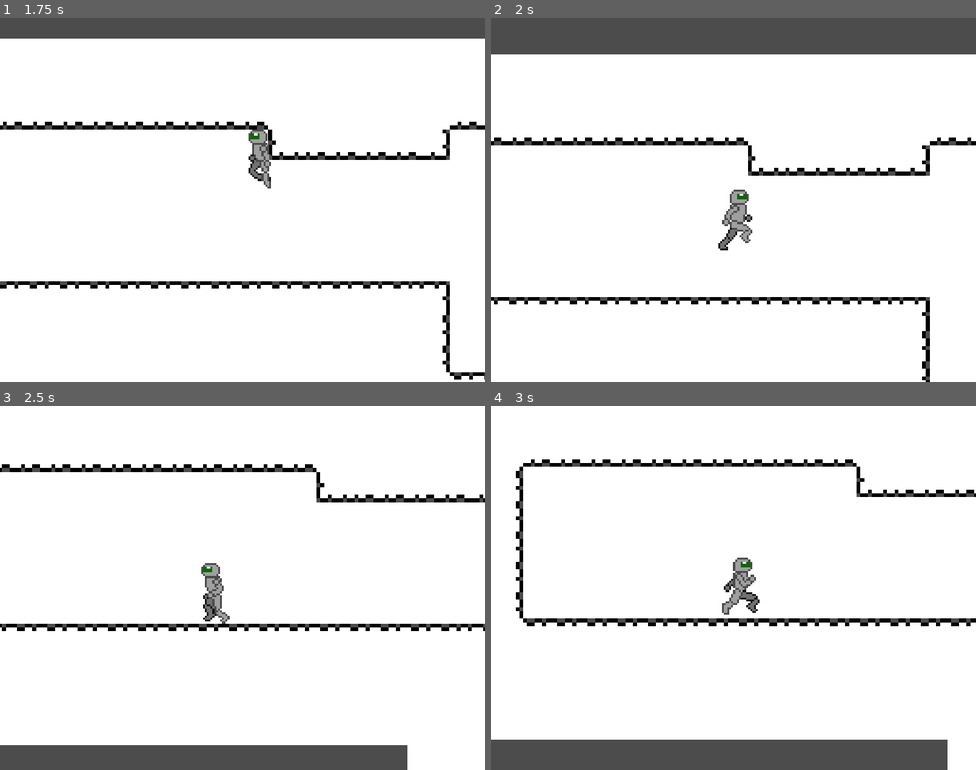
Above: before the commit, frames 1-4 (two rows, left to right).
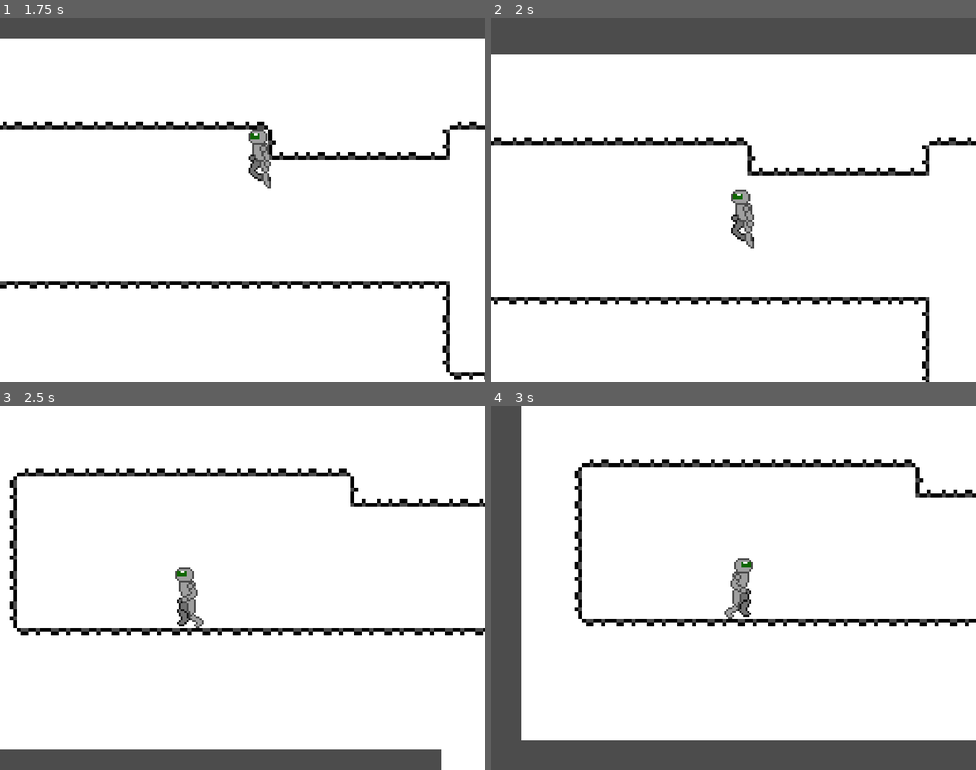
Above: after the commit, the same moments.

Repository: CRosenauer/Lost-Robot
Game: Godot game, scene res://Levels/Test/TestLevel.tscn
The game is run twice, just before and just after one commit, with the same random seed, the same clock (stepped at 60 frames per second) and the same inputs.
Inputs:
- Up to frame 1 (1.75 s): tap Enter at 0.5 s; hold D (InputRight) from 0.53 s (still down); tap J (InputDash) at 0.6 s; tap Space (InputJump) at 0.77, 1.52 s; tap K (InputGrapple) at 1.35 s
- Up to frame 2 (2 s): keep holding D (InputRight)
- Up to frame 3 (2.5 s): release D (InputRight) at 2.03 s; hold A (InputLeft) from 2.03 s (still down); tap J (InputDash) at 2.1 s
- Up to frame 4 (3 s): release A (InputLeft) at 2.78 s; hold D (InputRight) from 2.78 s (still down); tap K (InputGrapple) at 2.85 s

Frame 1 is identical in both runs. In frame 2, 0.7% of the frame differs, in the area x 46-91%, y 33-100%; in frame 3, 7.6%; in frame 4, 9.2%, in the area x 0-100%, y 0-100%.

Commit message:
Bug fixes. Added air drift. Movement should be good for now I hope.

Diff:
--- a/src/Entity/Characters/Player/Player.gd
+++ b/src/Entity/Characters/Player/Player.gd
@@ -16,8 +16,11 @@
 export var MoveSpeed    = 250
 export var MaxFallSpeed = 100
 export var RunSpeed     = 0
-export var AirDashVelocity  = Vector2(3, -1) #WARNING: Will be multiplied by MoveSpeed
+export var AirDashVelocity  = Vector2(4, -1.5) #WARNING: Will be multiplied by MoveSpeed
 export var WallJumpVelocity = Vector2(2, -3.5) # ^^^
+export var AirDriftMod = 0.07
+export var FastAirDriftMod = 0.2
+export var XSpeedCap   = 1
 
 var m_inputs
 
@@ -34,14 +37,21 @@
 	m_inputs = $Components/InputComponent.GetInputs()
 	var edges  = $Components/InputComponent.GetEdges()
 
+	$LocomotionStateMachine.ReceiveInputs(m_inputs, edges)
+
 	if(m_inputs[INPUTS.Input_Jump] == 1):
 		pass
 
-	$LocomotionStateMachine.ReceiveInputs(m_inputs, edges)
-
 	if($LocomotionStateMachine.CanSetXVelocity()):
-		m_velocity.x = m_inputs[INPUTS.Input_Right]
+		m_velocity.x = m_inputs[INPUTS.Input_Right] * XSpeedCap
 		SetDirection(m_inputs[INPUTS.Input_Right])
+	else: #Air drift
+		if( abs( m_velocity.x ) > XSpeedCap):
+			if( abs( m_velocity.x + m_inputs[INPUTS.Input_Right] * AirDriftMod ) < XSpeedCap || sign(m_velocity.x) != sign(m_inputs[INPUTS.Input_Right]) ):
+				m_velocity.x += m_inputs[INPUTS.Input_Right] * AirDriftMod
+		else:
+			if( abs( m_velocity.x + m_inputs[INPUTS.Input_Right] * FastAirDriftMod ) < XSpeedCap || sign(m_velocity.x) != sign(m_inputs[INPUTS.Input_Right])):
+				m_velocity.x += m_inputs[INPUTS.Input_Right] * FastAirDriftMod
 
 	var tempVelocity
 	tempVelocity    = m_velocity
@@ -54,6 +64,9 @@
 	if(is_on_floor() != m_wasOnFloor):
 		m_wasOnFloor = !m_wasOnFloor
 		$LocomotionStateMachine.OnIsOnFloor(m_wasOnFloor)
+		if(!m_wasOnFloor):
+			$Components/AnimatedComponent.stop()
+
 
 	if(is_on_wall() != m_wasOnWall):
 		m_wasOnWall = !m_wasOnWall
@@ -92,7 +105,8 @@
 			m_velocity.y = WallJumpVelocity.y
 		LOCOMOTIONSTATES.LocomotionStates.Run:
 			m_runMultiplier = 2
-			$Components/AnimatedComponent.SetAnimation("Walk")
+			if(m_velocity.x != 0):
+				$Components/AnimatedComponent.SetAnimation("Run")
 			m_wasOnWall = true
 		LOCOMOTIONSTATES.LocomotionStates.Grounded:
 			m_runMultiplier = 1
@@ -102,9 +116,11 @@
 				$Components/AnimatedComponent.SetAnimation("Idle")
 		LOCOMOTIONSTATES.LocomotionStates.AirDash:
 			m_runMultiplier = 1
+			$Components/AnimatedComponent.SetAnimation("Jump")
 			if(m_inputs[INPUTS.Input_Right] != 0):
 				m_velocity.x = m_inputs[INPUTS.Input_Right] * AirDashVelocity.x
 				SetDirection(m_inputs[INPUTS.Input_Right])
+				$LocomotionStateMachine.OnDirectionChange(m_inputs[INPUTS.Input_Right])
 			else:
 				m_velocity.x = GetDirection() * AirDashVelocity.x
 			m_velocity.y = AirDashVelocity.y
--- a/src/Entity/Characters/Player/Player.tscn
+++ b/src/Entity/Characters/Player/Player.tscn
@@ -23,6 +23,11 @@
 "loop": true,
 "name": "Jump",
 "speed": 5.0
+}, {
+"frames": [ ExtResource( 7 ), ExtResource( 9 ), ExtResource( 7 ), ExtResource( 10 ) ],
+"loop": true,
+"name": "Run",
+"speed": 10.0
 }, {
 "frames": [ ExtResource( 11 ) ],
 "loop": true,
@@ -50,12 +55,13 @@
 
 [node name="IEntity" instance=ExtResource( 1 )]
 script = ExtResource( 2 )
+AirDriftMod = 0.07
 
 [node name="InputComponent" parent="Components" index="0" instance=ExtResource( 4 )]
 
 [node name="AnimatedComponent" parent="Components" index="1" instance=ExtResource( 3 )]
 frames = SubResource( 1 )
-animation = "Idle"
+animation = "Run"
 defaultAnimation = "Idle"
 
 [node name="LocomotionStateMachine" parent="." index="1" instance=ExtResource( 5 )]
--- a/src/Entity/Components/AnimatedComponent.gd
+++ b/src/Entity/Components/AnimatedComponent.gd
@@ -11,6 +11,7 @@
 	m_currentAnim = animName
 	play(animName)
 
+
 func SetXVelocity(velocity):
 	if(m_currentAnim == "Idle"):
 		if(velocity != 0):
--- a/src/Entity/StateMachine/IStateMachine.gd
+++ b/src/Entity/StateMachine/IStateMachine.gd
@@ -25,3 +25,4 @@
 
 func DisconnectTimer():
 	$StateTimer.disconnect("timeout", self, m_timerCallback)
+	$StateTimer.wait_time = 0
--- a/src/Entity/StateMachine/LocomotionStateMachine.gd
+++ b/src/Entity/StateMachine/LocomotionStateMachine.gd
@@ -34,7 +34,6 @@
 		OnRunEnd()
 
 	if(m_currentState == STATES.LocomotionStates.PreWallJump && IsPressingOppositeDirection(inputArr)):
-		SetTimer(WallJumpTime, "ResetWallJumpParams")
 		m_oppositeDirectionPressed = true
 		m_jumpPressed = false
 
@@ -45,20 +44,20 @@
 		OnWallJump()
 		return
 
+	if(CanDoubleJump(inputArr, edgeArr)):
+		OnDoubleJump()
+		return
+
+	if(CanPreWallJump(inputArr, edgeArr)):
+		OnPreWallJump()
+		return
+
 	if(CanJump(inputArr, edgeArr)):
 		OnJump()
 		return
 
-	if(CanDoubleJump(inputArr, edgeArr)):
-		OnDoubleJump()
-		return
-
 	if(CanAirDash(inputArr, edgeArr)):
 		OnAirDash()
-		return
-
-	if(CanPreWallJump(inputArr, edgeArr)):
-		OnPreWallJump()
 		return
 
 #Todo: Logic for grapplings
@@ -77,9 +76,9 @@
 func OnIsOnWall(value):
 	m_isOnWall = value
 	if(!m_isOnWall && !m_isOnFloor):
-		ResetWallJumpParams()
-		m_currentState = STATES.LocomotionStates.Jump
-		get_parent().get_node("Components/AnimatedComponent").SetAnimation("Jump")
+		SetTimer(WallJumpTime, "ResetWallJumpParams")
+	#	m_currentState = STATES.LocomotionStates.Jump
+	#	get_parent().get_node("Components/AnimatedComponent").SetAnimation("Jump")
 
 func OnDirectionChange(nDirection):
 	m_direction = nDirection
@@ -88,7 +87,12 @@
 	return !m_disabledAbilities[ABILITIES.Jump] && (GetState() == STATES.LocomotionStates.Grounded || GetState() == STATES.LocomotionStates.Run) && (edgeArr[INPUTS.Input_Jump] == 1)
 
 func CanDoubleJump(inputArr, edgeArr):
-	return !m_disabledAbilities[ABILITIES.DoubleJump] && (GetState() == STATES.LocomotionStates.Jump || GetState() == STATES.LocomotionStates.PreWallJump) && (edgeArr[INPUTS.Input_Jump] == 1) && !m_usedDoubleJump
+	if !m_disabledAbilities[ABILITIES.DoubleJump]:
+		if (GetState() == STATES.LocomotionStates.Jump || GetState() == STATES.LocomotionStates.PreWallJump):
+			if edgeArr[INPUTS.Input_Jump] == 1:
+				return !m_usedDoubleJump
+
+	return false
 
 func CanAirDash(inputArr, edgeArr):
 	return !m_disabledAbilities[ABILITIES.AirDash] && !m_usedAirDash && ( GetState() == STATES.LocomotionStates.Jump ||  GetState() == STATES.LocomotionStates.PreWallJump ) && (edgeArr[INPUTS.Input_Dash] == 1)
@@ -103,7 +107,7 @@
 	return !m_disabledAbilities[ABILITIES.Run] && GetState() == STATES.LocomotionStates.Grounded && (inputArr[INPUTS.Input_Dash] == 1)
 
 func CanStopRun(inputArr, edgeArr):
-	return GetState() == STATES.LocomotionStates.Run && (inputArr[INPUTS.Input_Dash] == 0)
+	return GetState() == STATES.LocomotionStates.Run && (inputArr[INPUTS.Input_Dash] == 0 || inputArr[INPUTS.Input_Right] == 0)
 
 func IsPressingOppositeDirection(inputArr):
 	return (inputArr[INPUTS.Input_Right] == 1 && m_direction == -1) || (inputArr[INPUTS.Input_Right] == -1 && m_direction == 1)
@@ -150,8 +154,12 @@
 	return GetState() == STATES.LocomotionStates.Grounded || GetState() == STATES.LocomotionStates.Run
 
 func ResetWallJumpParams():
-	m_oppositeDirectionPressed = false
-	m_jumpPressed = false
+	if(!m_isOnWall):
+		m_oppositeDirectionPressed = false
+		m_jumpPressed = false
+		if(STATES.LocomotionStates.PreWallJump == GetState()):
+			m_currentState = STATES.LocomotionStates.Jump
+			get_parent().get_node("Components/AnimatedComponent").play("Jump")
 
 func LockAbilities(lock, disable):
 	m_disabledAbilities[lock] = disable
Not shown, changed: release/Game.zip
